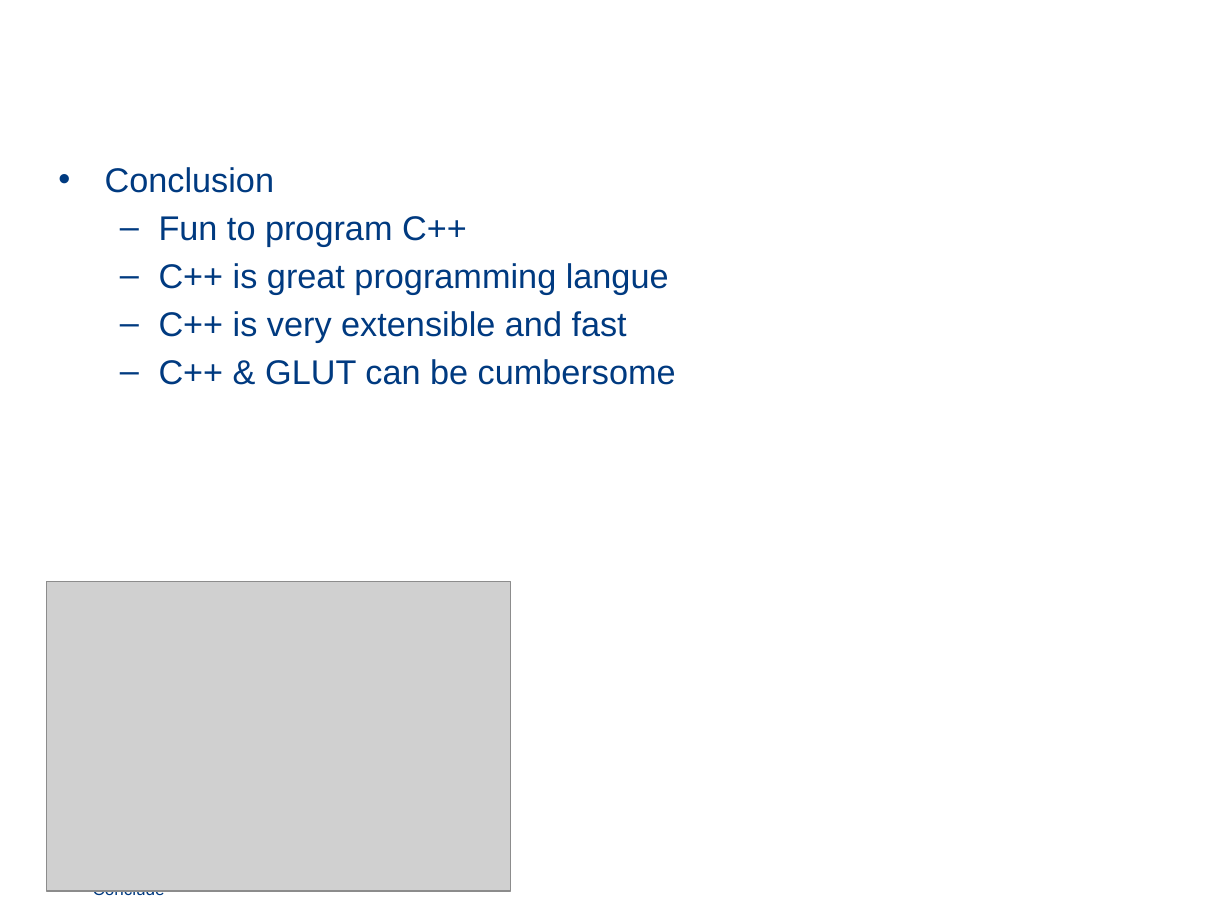
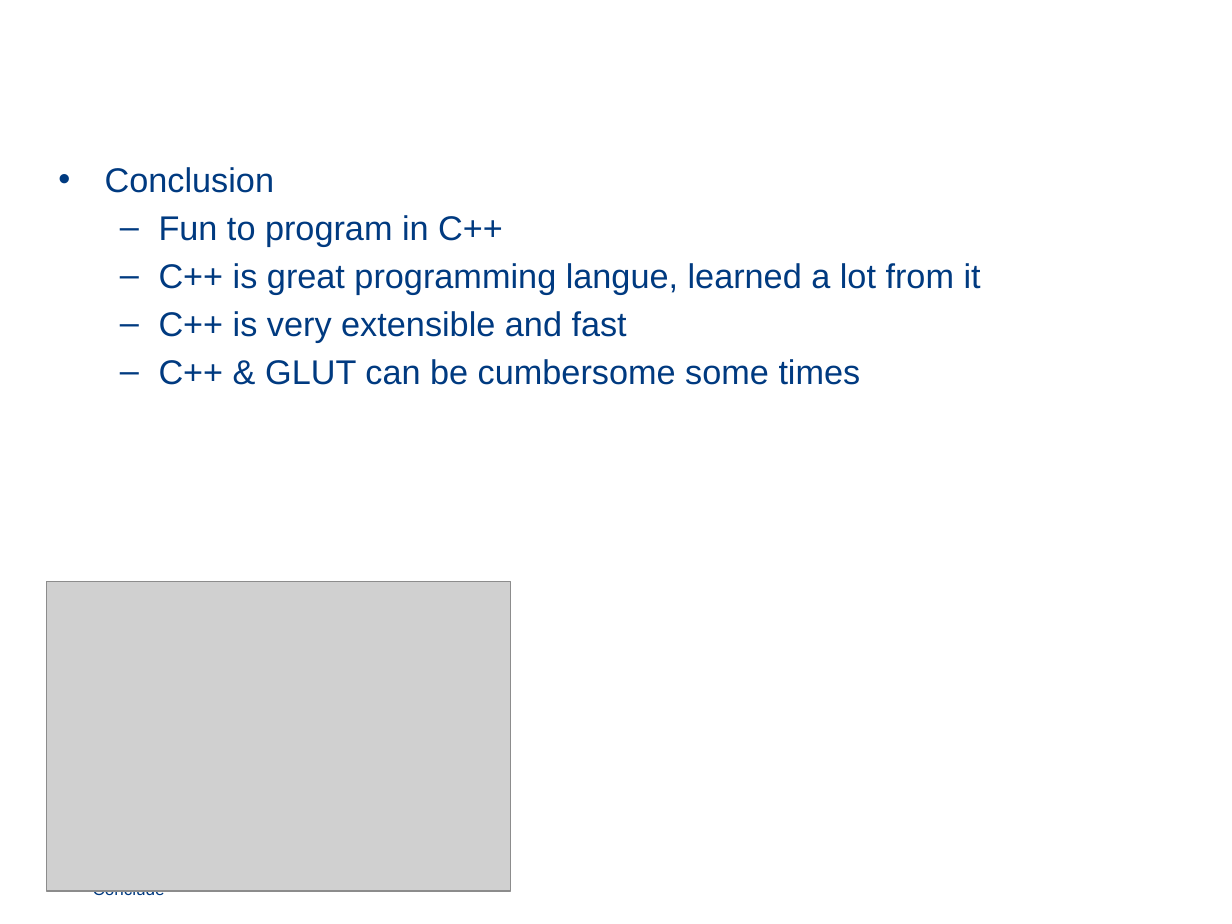
Before and after one commit to martijnvandijke/Computation-2, a slide deck: slide 8 of Presentation/Tower Defense.pptx (slide 10 before the commit). Drawn at 1232x924 pixels with LibreOffice and Linux fonts; fonts in the diff are those of the drawing; grey boxes stand for pictures; background and template pictures are left out. Boxes give left, top, right and bottom in pixels: in the first picture for what was removed or moved away, otherwise in the second. Text is boxed around its words. In the diff, an @@ line names an element or a change of style, - is before the commit and + after.

```diff
--- a/Presentation/Tower Defense.pptx
+++ b/Presentation/Tower Defense.pptx
@@ text at bbox=[159, 215, 981, 294]: text changed @@
-  – Fun to program C++
-  – C++ is great programming langue
+  – Fun to program in C++
+  – C++ is great programming langue, learned a lot from it
@@ text at bbox=[159, 359, 861, 385]: text changed @@
-  – C++ & GLUT can be cumbersome
+  – C++ & GLUT can be cumbersome some times
```
Also in this commit, not shown: 7 other slides changed, 36 other files.
